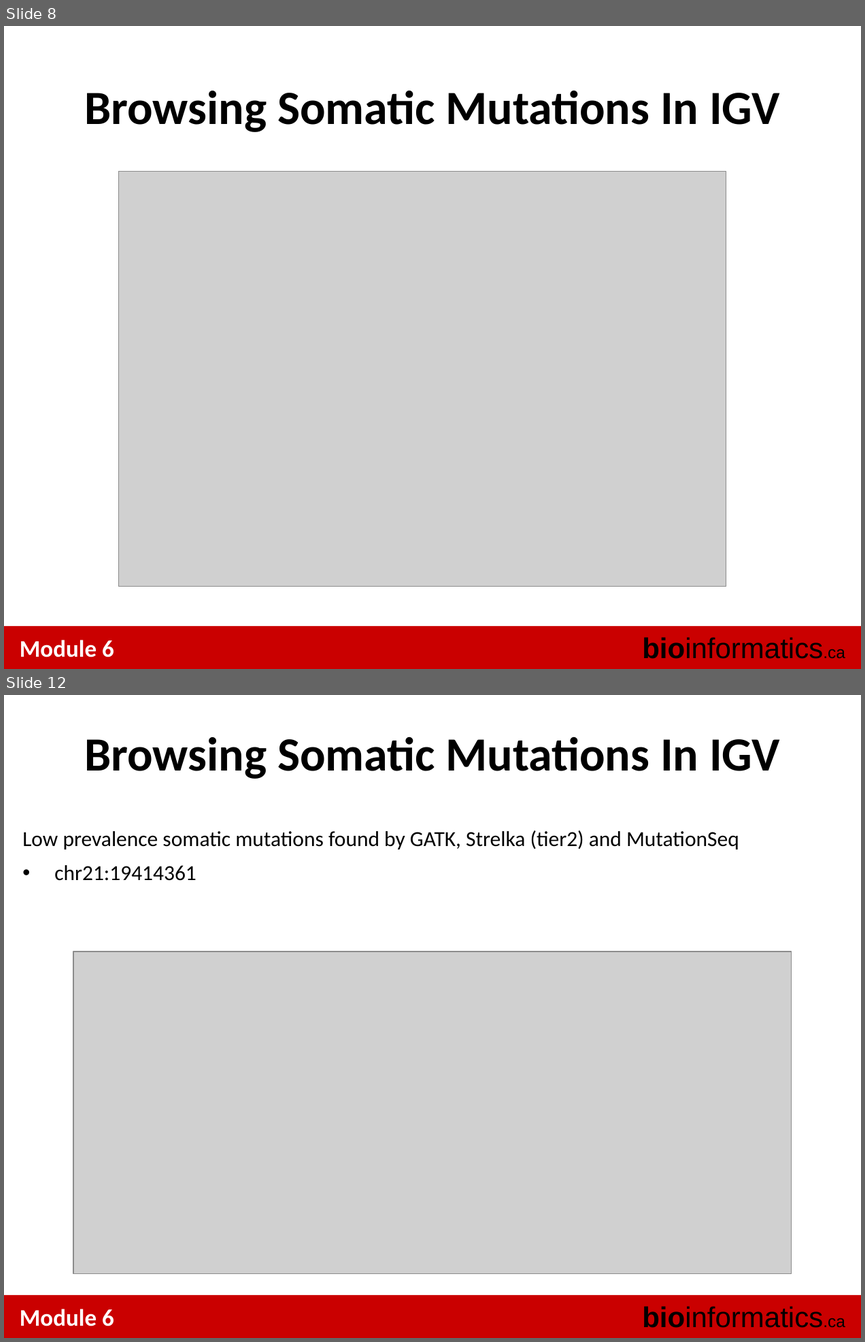
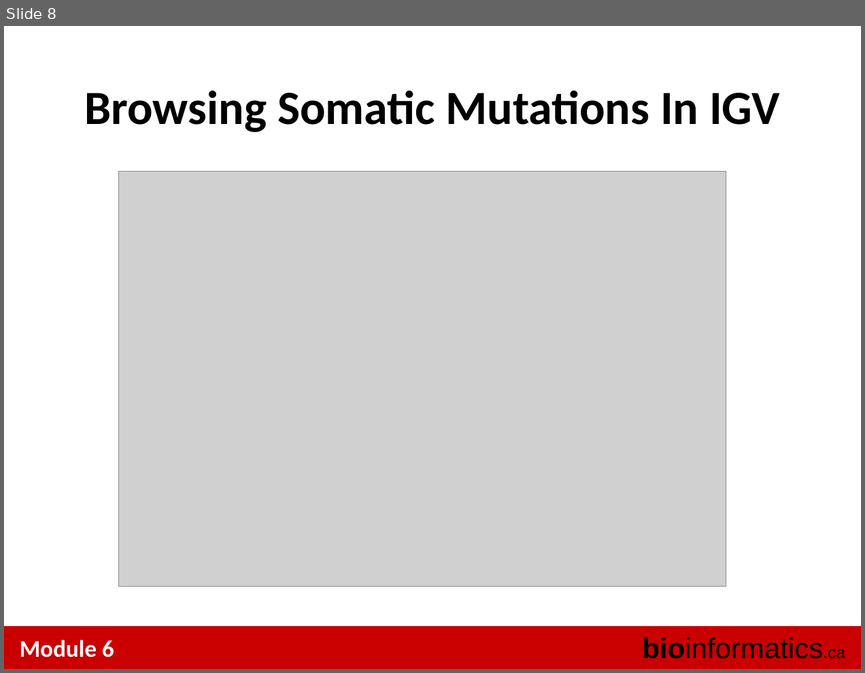
Before and after one commit to tinyheero/BICG-2016, a slide deck: snvs/content/BiCG_2014_Module6_Lab_shah.ppt. Shown one above the other, each under a label of ours: slides 8 and 12 before the commit, slide 8 after it; the slides between them are not shown. The pictures are 865x1342 and 865x673 pixels, drawn with LibreOffice and Linux fonts; fonts in the diff are those of the drawing; grey boxes stand for pictures. Boxes give left, top, right and bottom in pixels: in the first picture for what was removed or moved away, otherwise in the second. Text is boxed around its words. In the diff, an @@ line names an element or a change of style, - is before the commit and + after.

```diff
--- a/snvs/content/BiCG_2014_Module6_Lab_shah.ppt
+++ b/snvs/content/BiCG_2014_Module6_Lab_shah.ppt
@@ slide 12 removed at bbox=[4, 695, 861, 1338], background #FFFFFF; not listed: 3 template elements that a slide beside it also shows @@
@@ text removed at bbox=[84, 736, 780, 779] @@
-Browsing Somatic Mutations In IGV
@@ text removed at bbox=[22, 830, 739, 881] @@
-Low prevalence somatic mutations found by GATK, Strelka (tier2) and MutationSeq
-• chr21:19414361
@@ picture removed at bbox=[73, 951, 791, 1273] @@
```
Also in this commit, not shown: 9 slides changed, 3 slides added, 5 other slides removed, 1 other file.
